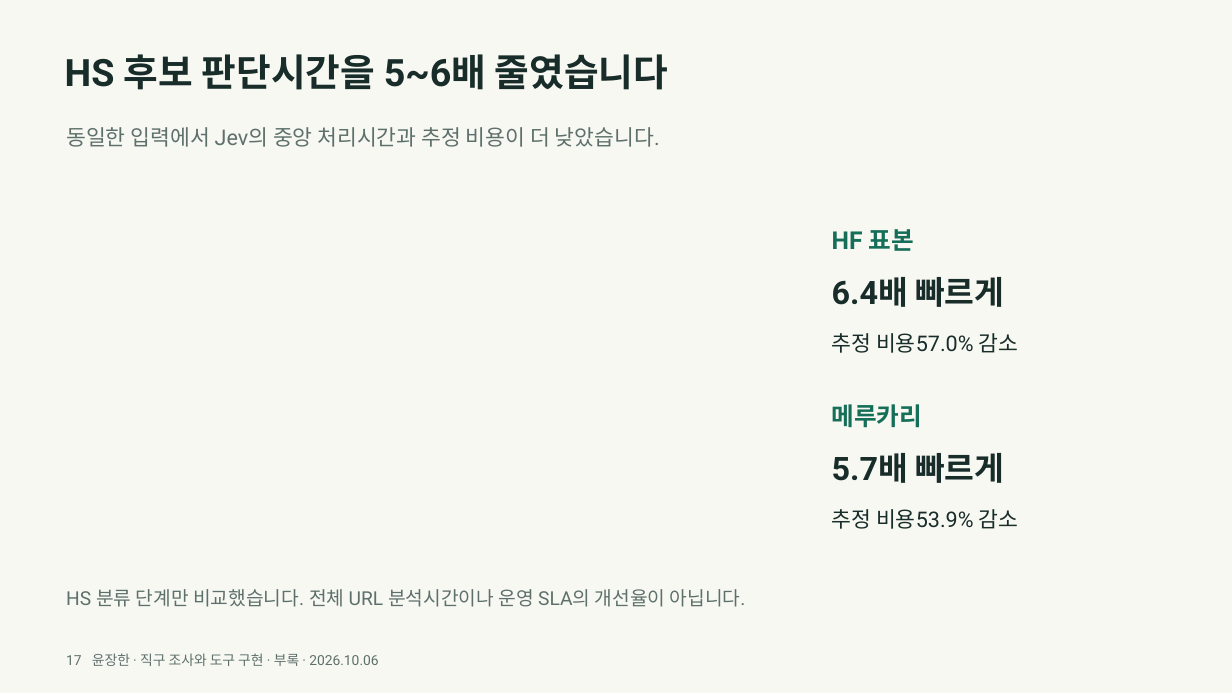
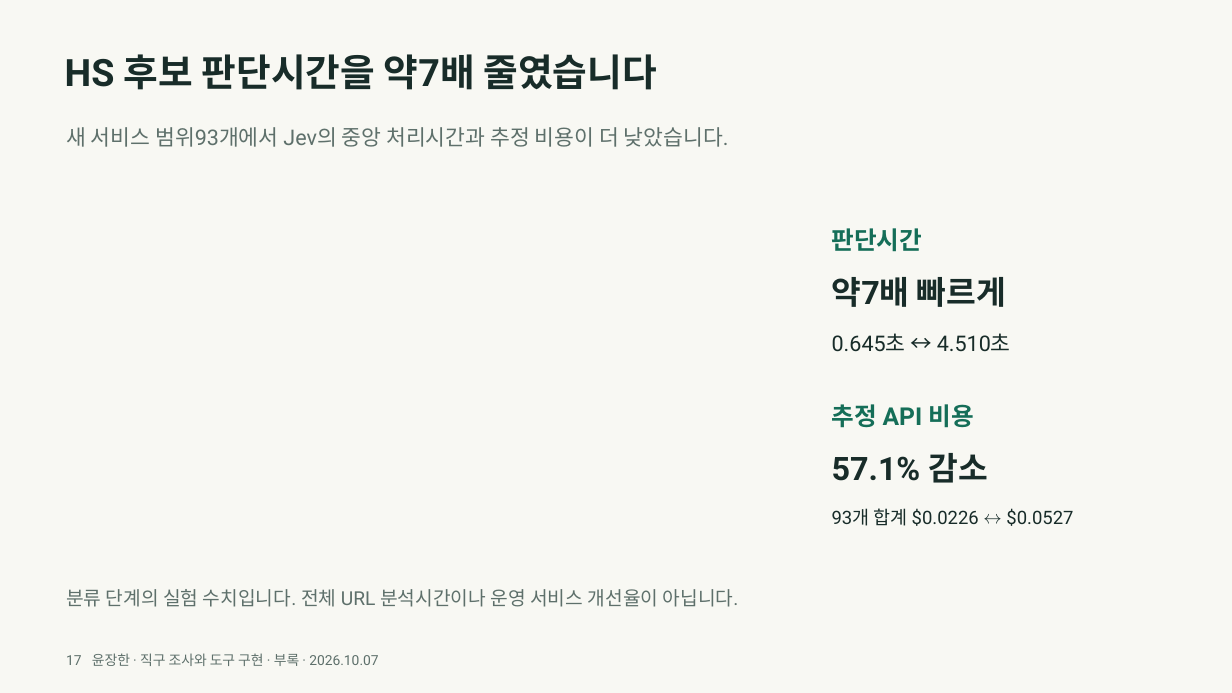
Before and after one commit to y00nZZang/crossborder-purchase-agent, a slide deck: slide 17 of portfolio/crossborder-portfolio.pptx. Drawn at 1232x693 pixels with LibreOffice and Linux fonts; fonts in the diff are those of the drawing. Boxes give left, top, right and bottom in pixels: in the first picture for what was removed or moved away, otherwise in the second. Text is boxed around its words. In the diff, an @@ line names an element or a change of style, - is before the commit and + after.

```diff
--- a/portfolio/crossborder-portfolio.pptx
+++ b/portfolio/crossborder-portfolio.pptx
@@ text at box(65, 54, 656, 90): text changed @@
-HS 후보 판단시간을 5~6배 줄였습니다
+HS 후보 판단시간을 약7배 줄였습니다
@@ text at box(66, 127, 729, 147): text changed @@
-동일한 입력에서 Jev의 중앙 처리시간과 추정 비용이 더 낮았습니다.
+새 서비스 범위93개에서 Jev의 중앙 처리시간과 추정 비용이 더 낮았습니다.
@@ text at box(832, 228, 923, 252): text changed @@
-HF 표본
+판단시간
@@ text at box(832, 277, 1006, 307): text changed @@
-6.4배 빠르게
+약7배 빠르게
@@ text at box(832, 333, 1011, 352): text changed @@
-추정 비용57.0% 감소
+0.645초 ↔ 4.510초
@@ text at box(832, 404, 973, 428): text changed @@
-메루카리
+추정 API 비용
@@ text at box(832, 453, 987, 483): text changed @@
-5.7배 빠르게
+57.1% 감소
@@ text at box(832, 508, 1073, 526): text changed; size 21 to 18 pt @@
-추정 비용53.9% 감소
+93개 합계 $0.0226 ↔ $0.0527
@@ text at box(66, 589, 739, 607): text changed @@
-HS 분류 단계만 비교했습니다. 전체 URL 분석시간이나 운영 SLA의 개선율이 아닙니다.
+분류 단계의 실험 수치입니다. 전체 URL 분석시간이나 운영 서비스 개선율이 아닙니다.
@@ text at box(66, 653, 378, 666): text changed @@
-17 윤장한 · 직구 조사와 도구 구현 · 부록 · 2026.10.06
+17 윤장한 · 직구 조사와 도구 구현 · 부록 · 2026.10.07
```
Also in this commit, not shown: 2 other slides changed, 3 other files.
